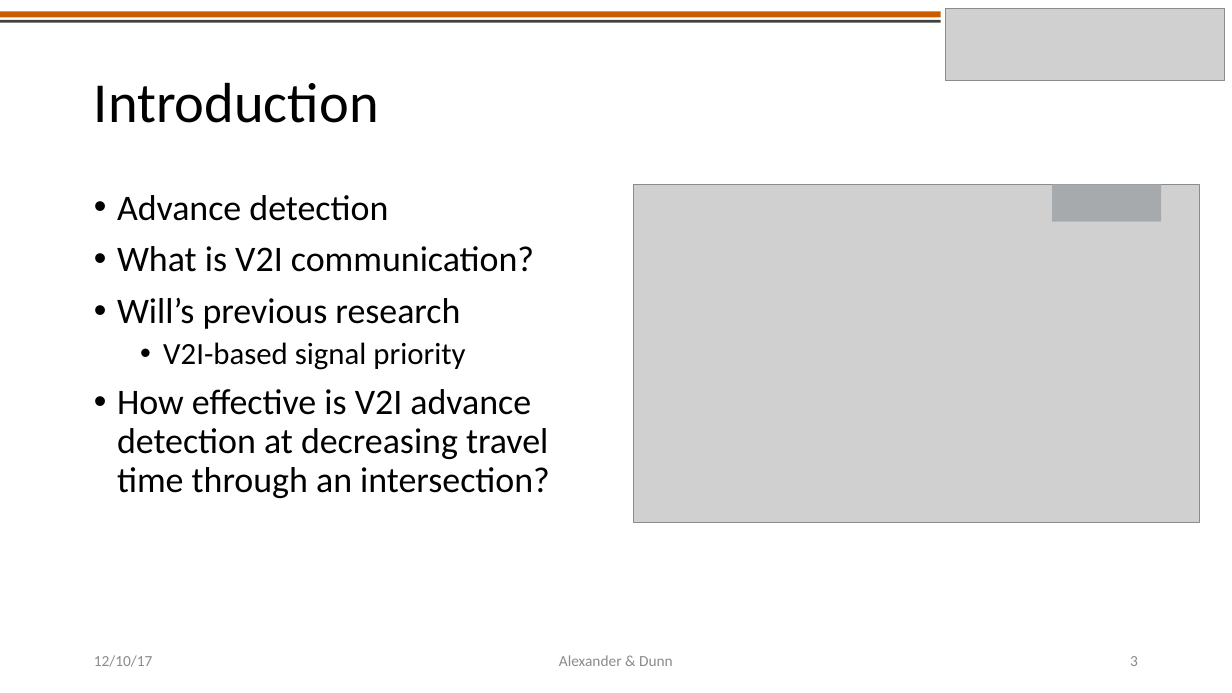
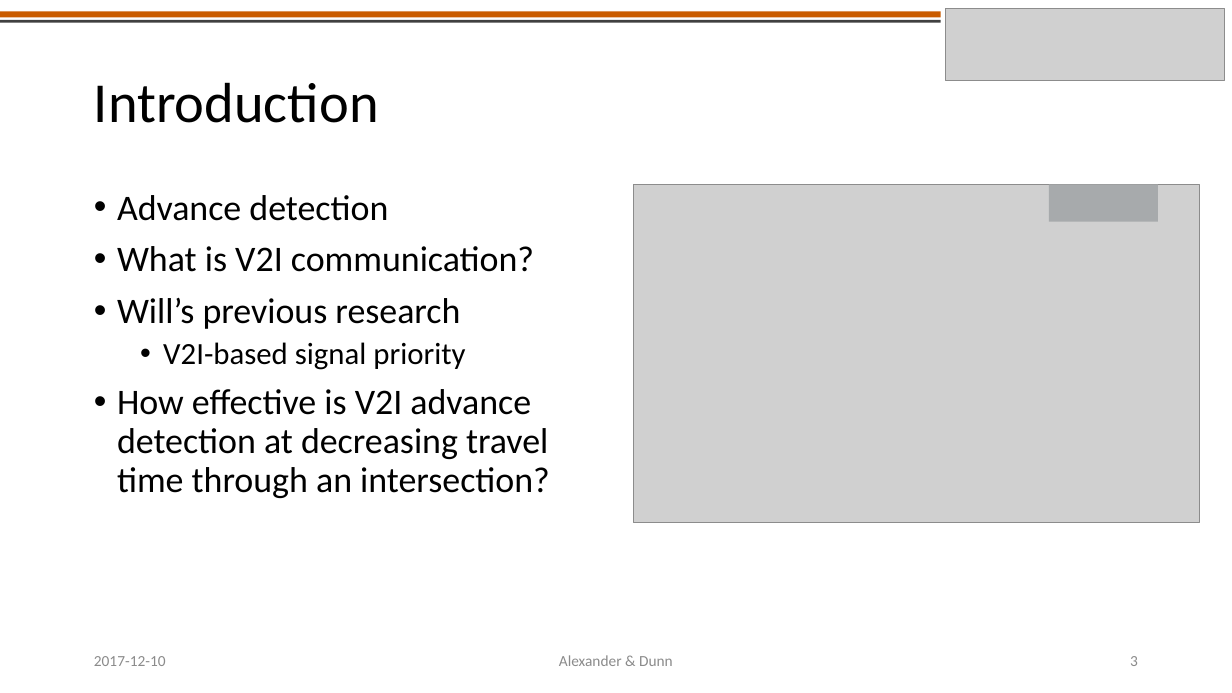
Before and after one commit to americalexander/mrFinishLine, a slide deck: slide 3 of CE391F_project_presentation_alexander_dunn.pptx. Drawn at 1232x693 pixels with LibreOffice and Linux fonts; fonts in the diff are those of the drawing; grey boxes stand for pictures. Boxes give left, top, right and bottom in pixels: in the first picture for what was removed or moved away, otherwise in the second. Text is boxed around its words. In the diff, an @@ line names an element or a change of style, - is before the commit and + after.

```diff
--- a/CE391F_project_presentation_alexander_dunn.pptx
+++ b/CE391F_project_presentation_alexander_dunn.pptx
@@ rectangle: place and size @@
-rectangle at (1053, 185, 1162, 222)
+rectangle at (1049, 185, 1158, 222)
@@ text at (94, 656, 166, 666): text changed @@
-12/10/17
+2017-12-10
```
Also in this commit, not shown: 11 other slides changed.
